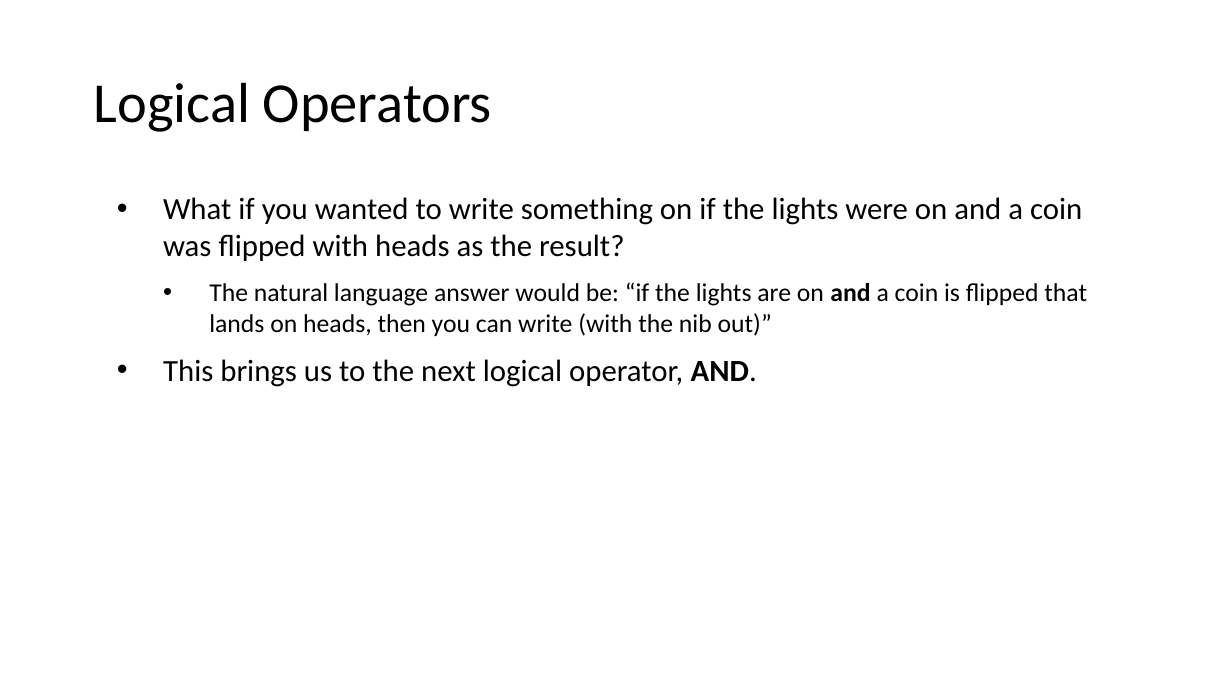
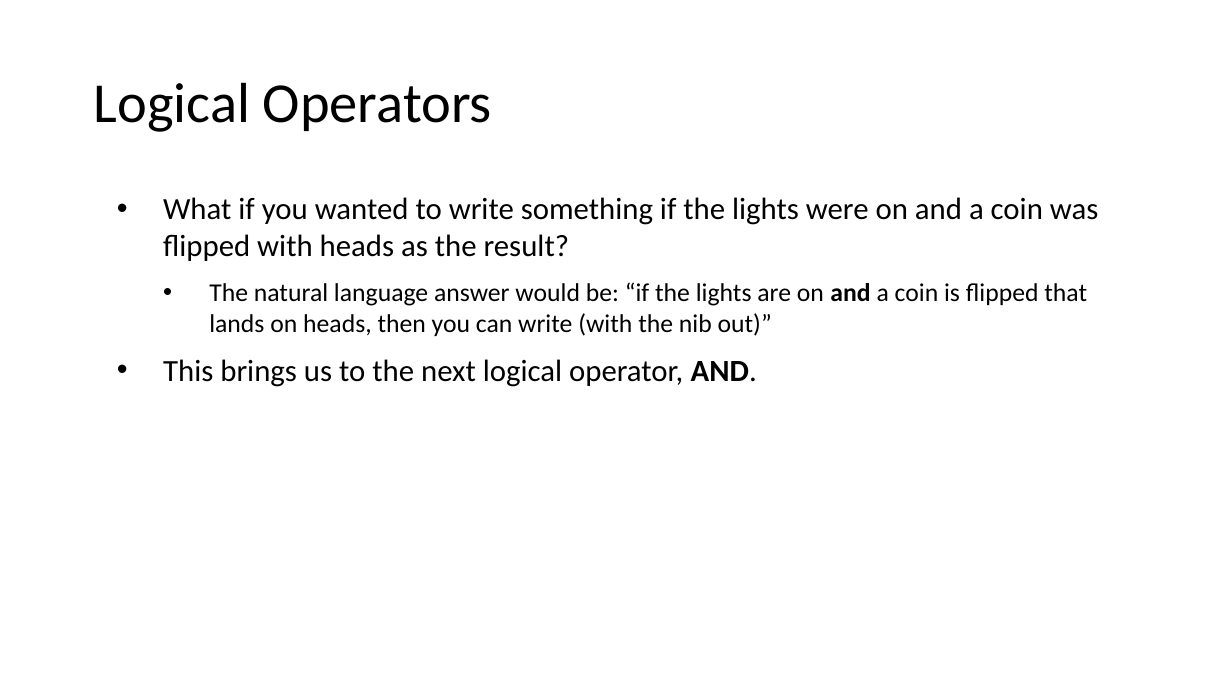
Before and after one commit to MrJoshGross/Course-Curricular-Material, a slide deck: slide 52 of wip/Lecture 2 - Binary, Logic, and Logical Operators.pptx. Drawn at 1232x693 pixels with LibreOffice and Linux fonts; fonts in the diff are those of the drawing. Boxes give left, top, right and bottom in pixels: in the first picture for what was removed or moved away, otherwise in the second. Text is boxed around its words. In the diff, an @@ line names an element or a change of style, - is before the commit and + after.

Commit message:
Update Lecture 2 - Binary, Logic, and Logical Operators.pptx
add truth table construction and de morgan's law

```diff
--- a/wip/Lecture 2 - Binary, Logic, and Logical Operators.pptx
+++ b/wip/Lecture 2 - Binary, Logic, and Logical Operators.pptx
@@ text at [163, 197, 1098, 261]: text changed @@
-• What if you wanted to write something on if the lights were on and a coin was flipped with heads as the result?
+• What if you wanted to write something if the lights were on and a coin was flipped with heads as the result?
```
Also in this commit, not shown: 3 other slides changed, 39 slides added.
